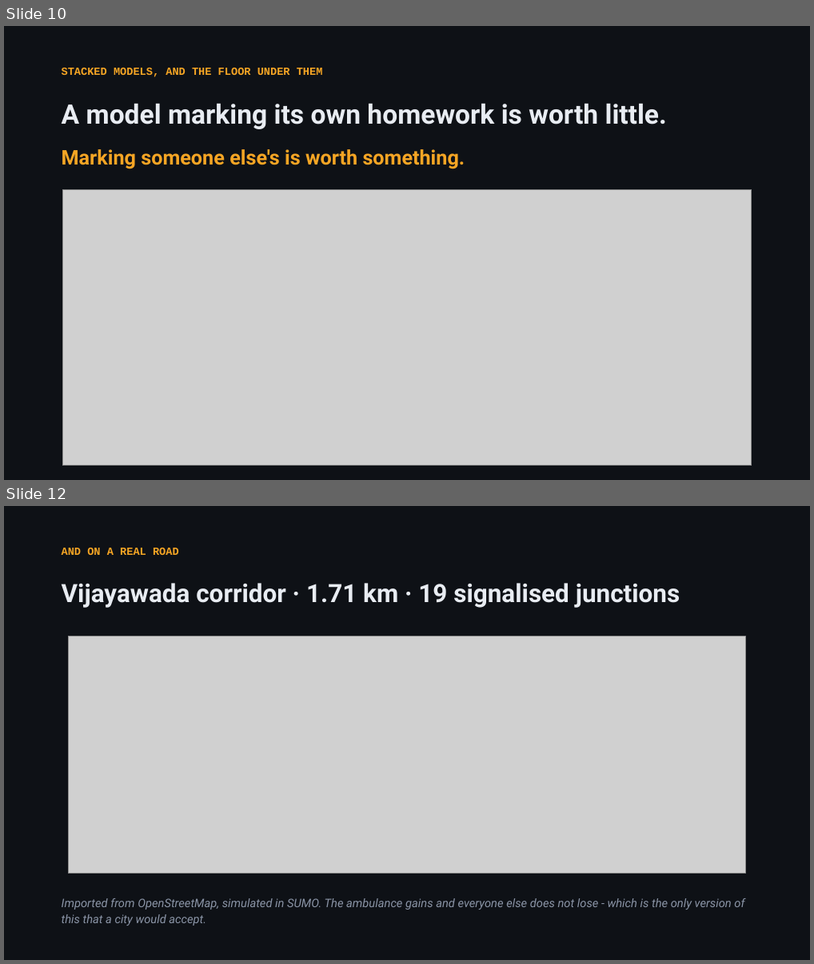
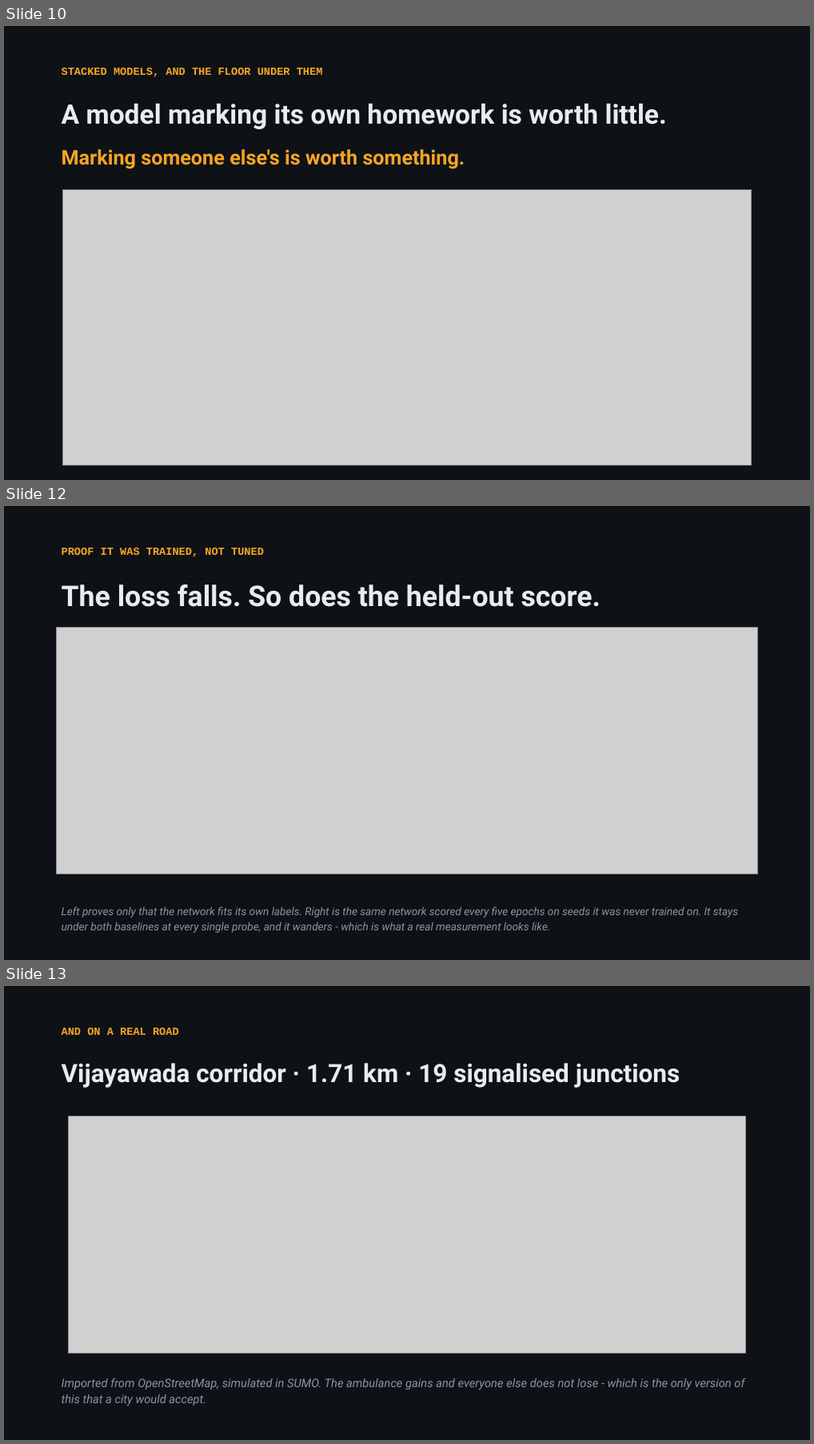
Before and after one commit to satyatanmayi/DigitalTwinGenesis, a slide deck: docs/NEXUS_Round2.pptx. Shown one above the other, each under a label of ours: slides 10 and 12 before the commit, slides 10, 12 and 13 after it; the slides between them are not shown. The pictures are 814x964 and 814x1444 pixels, drawn with LibreOffice and Linux fonts; fonts in the diff are those of the drawing; grey boxes stand for pictures. Boxes give left, top, right and bottom in pixels: in the first picture for what was removed or moved away, otherwise in the second. Text is boxed around its words. In the diff, an @@ line names an element or a change of style, - is before the commit and + after.

Commit message:
Retrain the model, and record proof that it trained
The headline moves from 31.46s to 29.78s on held-out seeds - 15.6%
better than the fixed plan and 6.8% better than Max-Pressure, up from
10.8% and 1.6%.

Two bugs found on the way, both of which mattered:

Training wrote weights.json but not weights.js. The page loads
weights.js. So every retraining I have done since the start silently
never reached the browser. It now writes both.

Training recorded only the regression loss, which only shows the network
fitting its own labels. --probe-every N now scores the half-trained
network every N epochs on seeds it has never trained on, against both
baselines on identical traffic, and writes that into
training-history.json. That curve is the actual answer to "how do I know
it was trained and not hand-tuned", and it is now a slide in both decks.

What the curve shows is worth saying out loud rather than hiding: the
held-out score wanders between 28.7s and 31.5s with no clean trend while
the loss falls the whole way. It stays under both baselines at every one
of the sixteen probes, but it is a noisy measurement, not a tidy
downward line. So train.py now keeps the best-scoring snapshot instead
of whatever the last epoch happens to be - and because choosing a
checkpoint by score is itself selection bias, the seeds used to choose
are now a third set, separate from both the training seeds and the seeds
the final number is reported on.

The shipped weights come from the 80-epoch run, which predates the
checkpoint code, so the slide circles the last epoch and says so rather
than claiming a best-of that did not happen.

21 simulation assertions and 41 browser checks, all passing.

```diff
--- a/docs/NEXUS_Round2.pptx
+++ b/docs/NEXUS_Round2.pptx
@@ slide 12 added at (4, 506, 810, 960), background #FFFFFF @@
@@ rectangle added at (4, 506, 810, 960), fill #0E1116 @@
@@ text added at (62, 548, 264, 557), 13 pt, text #F5A524, bold @@
+PROOF IT WAS TRAINED, NOT TUNED
@@ text added at (62, 584, 601, 607), 34 pt, text #E8ECF2, bold @@
+The loss falls. So does the held-out score.
@@ picture added at (57, 627, 758, 874) @@
@@ text added at (62, 906, 738, 932), 13 pt, text #8A94A6, italic @@
+Left proves only that the network fits its own labels. Right is the same network scored every five epochs on seeds it was never trained on. It stays under both baselines at every single probe, and it wanders - which is what a real measurement looks like.
@@ what was slide 12 is now slide 13 @@
```
Also in this commit, not shown: 1 slide changed, 14 other files.
